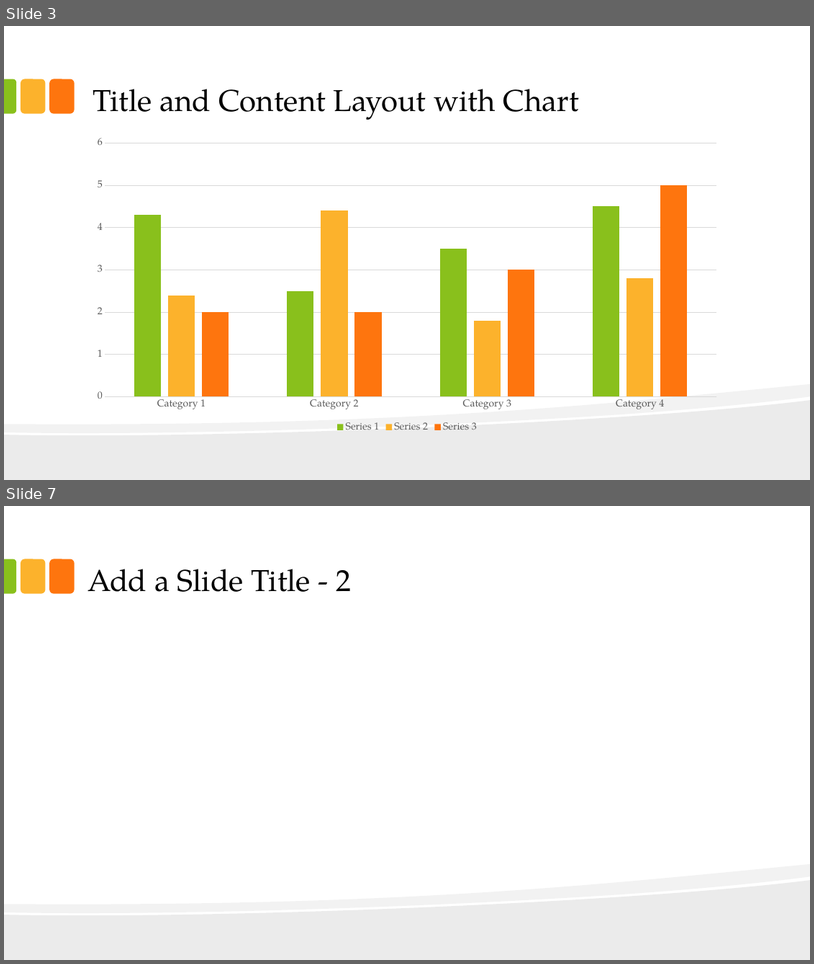
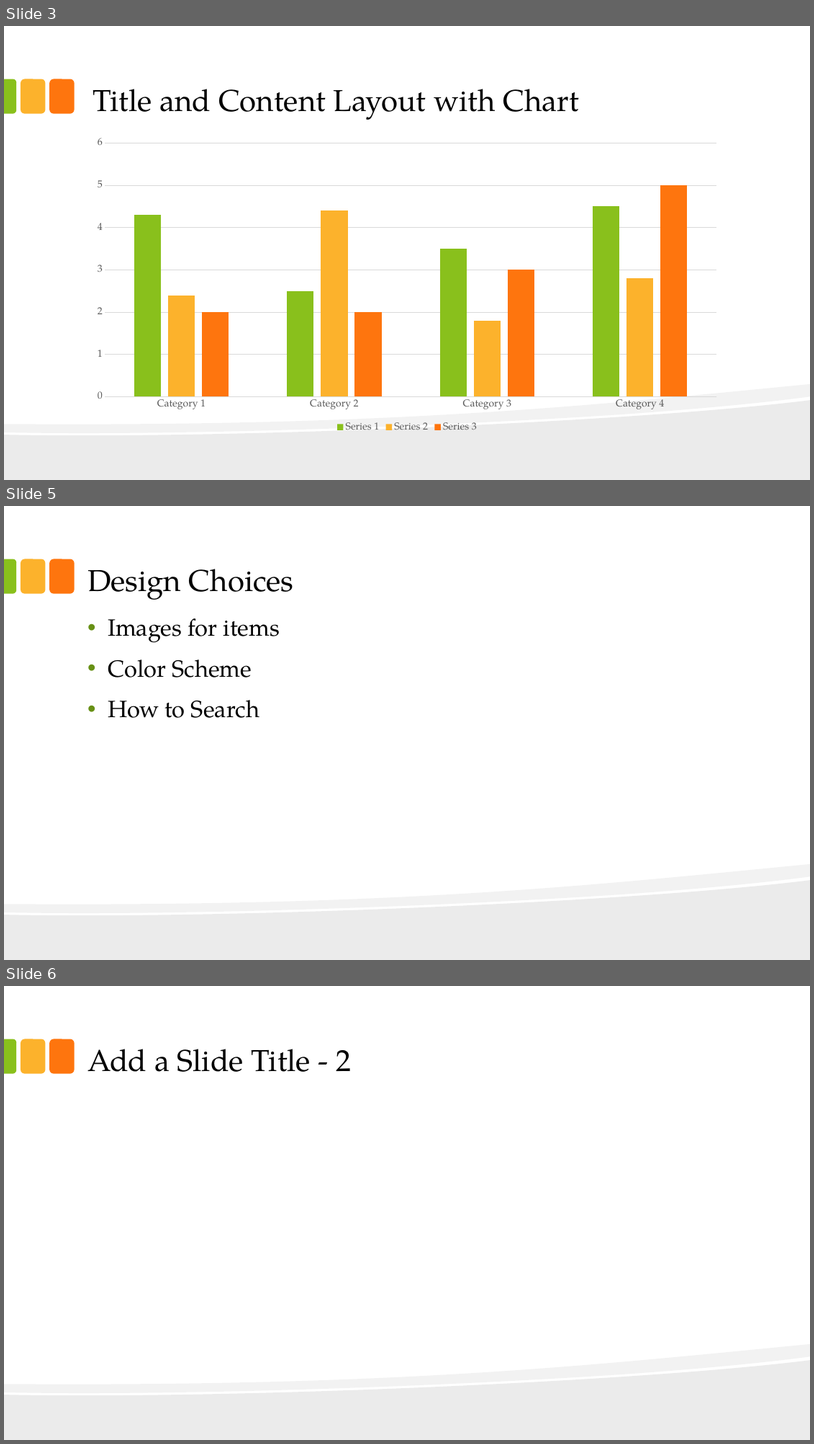
Before and after one commit to redlac/Interface-Design-Project-P3, a slide deck: Main Folder/presentation.pptx. Shown one above the other, each under a label of ours: slides 3 and 7 before the commit, slides 3, 5 and 6 after it; the slides between them are not shown. The pictures are 814x964 and 814x1444 pixels, drawn with LibreOffice and Linux fonts; fonts in the diff are those of the drawing. Boxes give left, top, right and bottom in pixels: in the first picture for what was removed or moved away, otherwise in the second. Text is boxed around its words. In the diff, an @@ line names an element or a change of style, - is before the commit and + after.

```diff
--- a/Main Folder/presentation.pptx
+++ b/Main Folder/presentation.pptx
@@ slide 5 added at (4, 506, 810, 960), background #FFFFFF; not listed: 5 template elements that a slide beside it also shows @@
@@ title added at (88, 569, 294, 600), 36 pt, text #000000 @@
+Design Choices
@@ text added at (108, 618, 280, 718), 28 pt, text #000000 @@
+• Images for items
+• Color Scheme
+• How to Search
@@ what was slide 7 is now slide 6 @@
```
Also in this commit, not shown: 2 other slides added.
